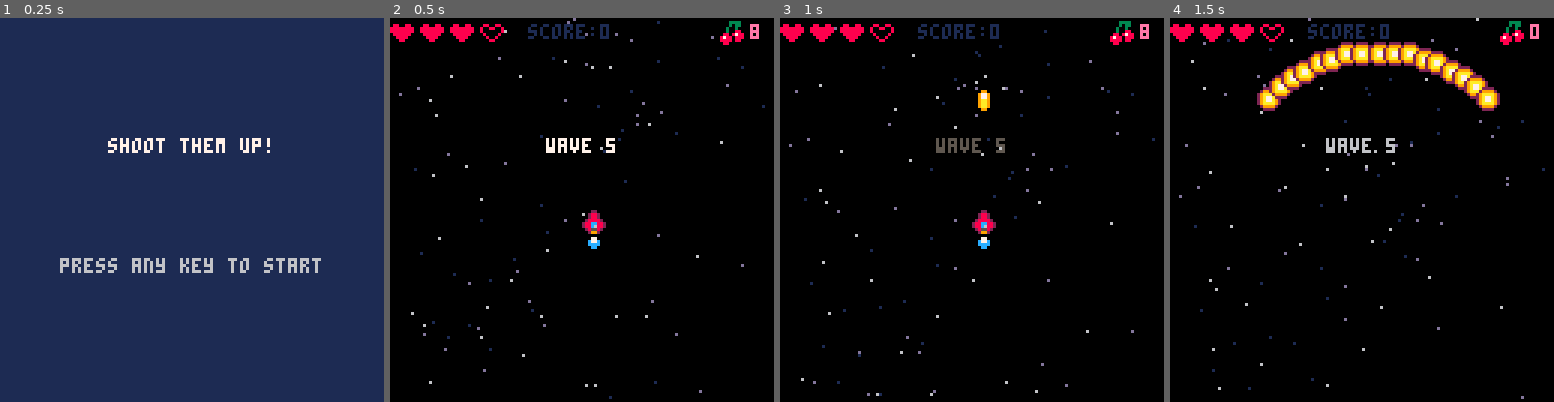
Above: before the commit, frames 1-4 (left to right).
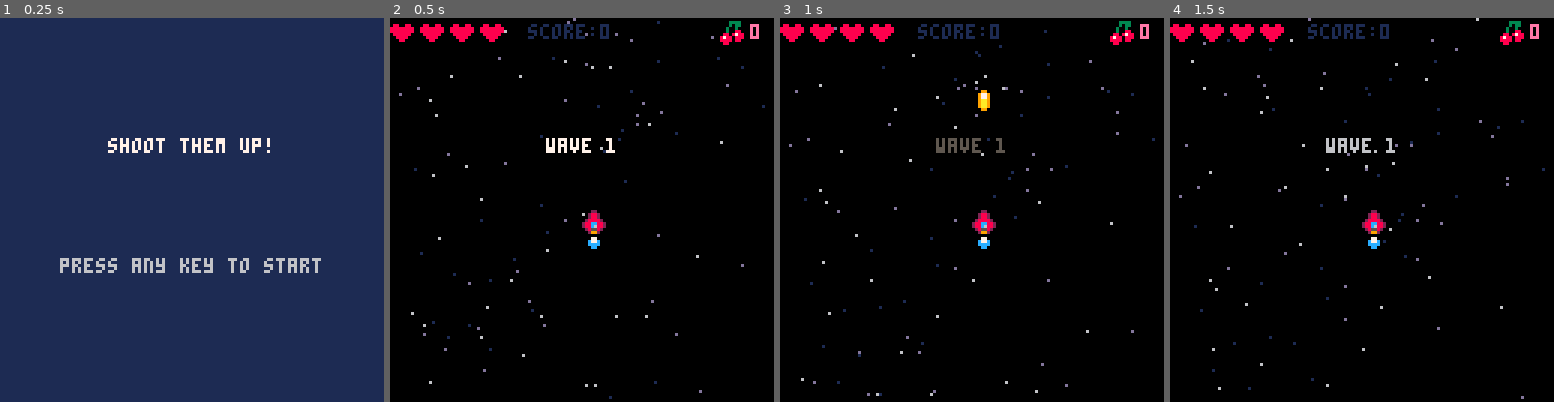
Above: after the commit, the same moments.

Repository: gabriel-jm/pico8-games
Game: PICO-8 cartridge shmup.p8
Two runs of this game, one before a commit and one after it. Both use one fixed random seed, a clock stepped at 60 frames per second and the inputs below.
Inputs:
- Up to frame 1 (0.25 s): no input
- Up to frame 2 (0.5 s): tap X (X key) at 0.33 s
- Up to frame 3 (1 s): tap O (Z key) at 0.7 s
- Up to frame 4 (1.5 s): tap X (X key) at 1.07 s

Frame 1 is identical in both runs. In frame 2, 0.1% of the frame differs, in the area x 24-96%, y 2-35%; in frame 3, 0.1%; in frame 4, 4.5%, in the area x 22-86%, y 2-61%.

Commit message:
shmup - try to fix boss reset

Diff:
--- a/shmup.p8
+++ b/shmup.p8
@@ -172,7 +172,7 @@
 function startgame()
 --	music(-1,1000)
 	t=0
-	wave=4
+	wave=0
 	next_wave()
 
 	ship=make_obj{
@@ -184,11 +184,11 @@
 		spr_width=1
 	}
 
-	lives=3
+	lives=4
 	score=0
 	invul=0
 	muzzle=0
-	cherry=8
+	cherry=0
 
 	flame_spr=5
 
@@ -208,6 +208,8 @@
 
 	enemies={}
 	en_bullets={}
+
+	reset_boss()
 
 	explosions={}
 
@@ -1291,7 +1293,7 @@
 	if
 		self.sx==0 or self.x>=93
 	then
-		self.sx-=speed
+		self.sx=-speed
 	end
 
 	if self.x<=3 then
@@ -1523,7 +1525,7 @@
 			self.y+12
 		)
 		shake=15
-		enemies={}
+		del(enemies,self)
 		sfx(35)
 		reset_boss()
 		self.mission=boss.fly_in
